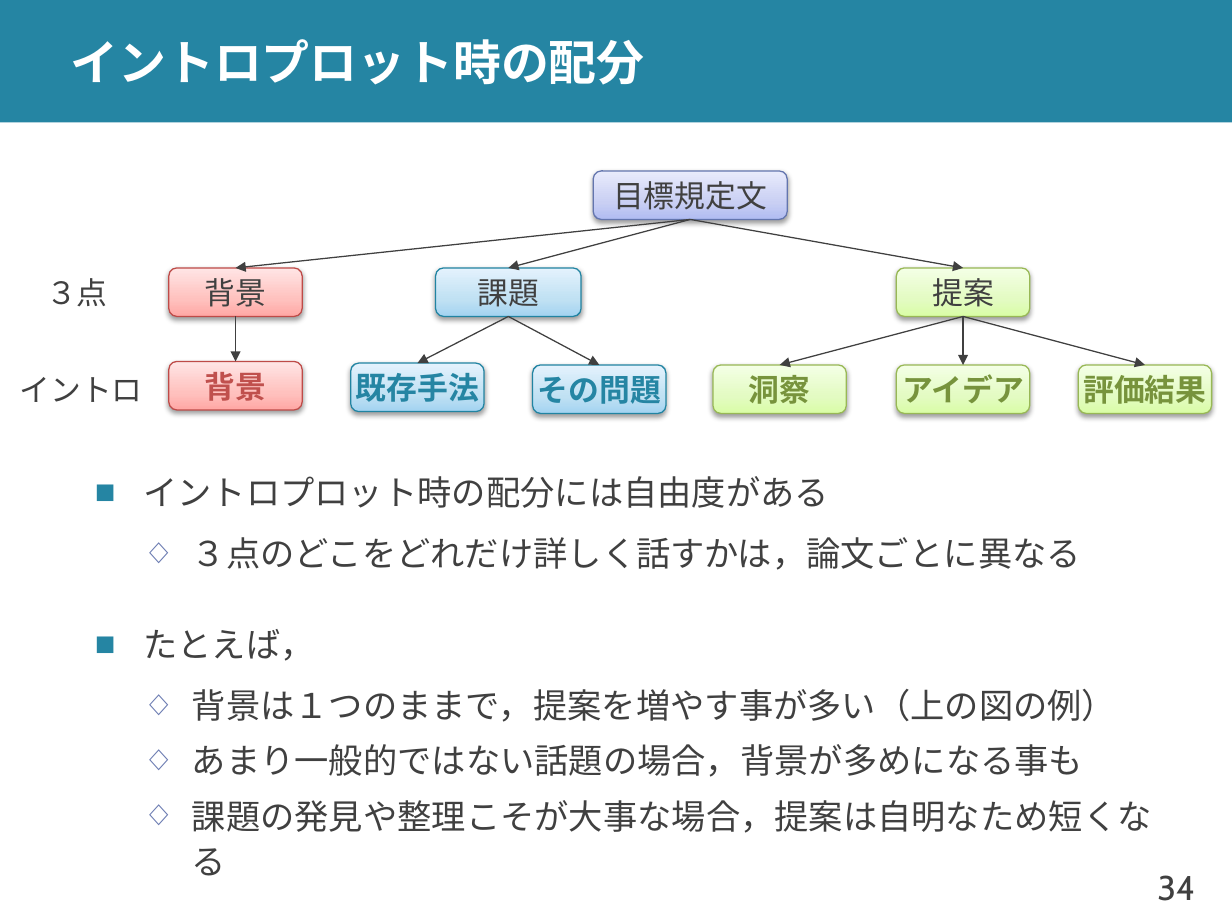
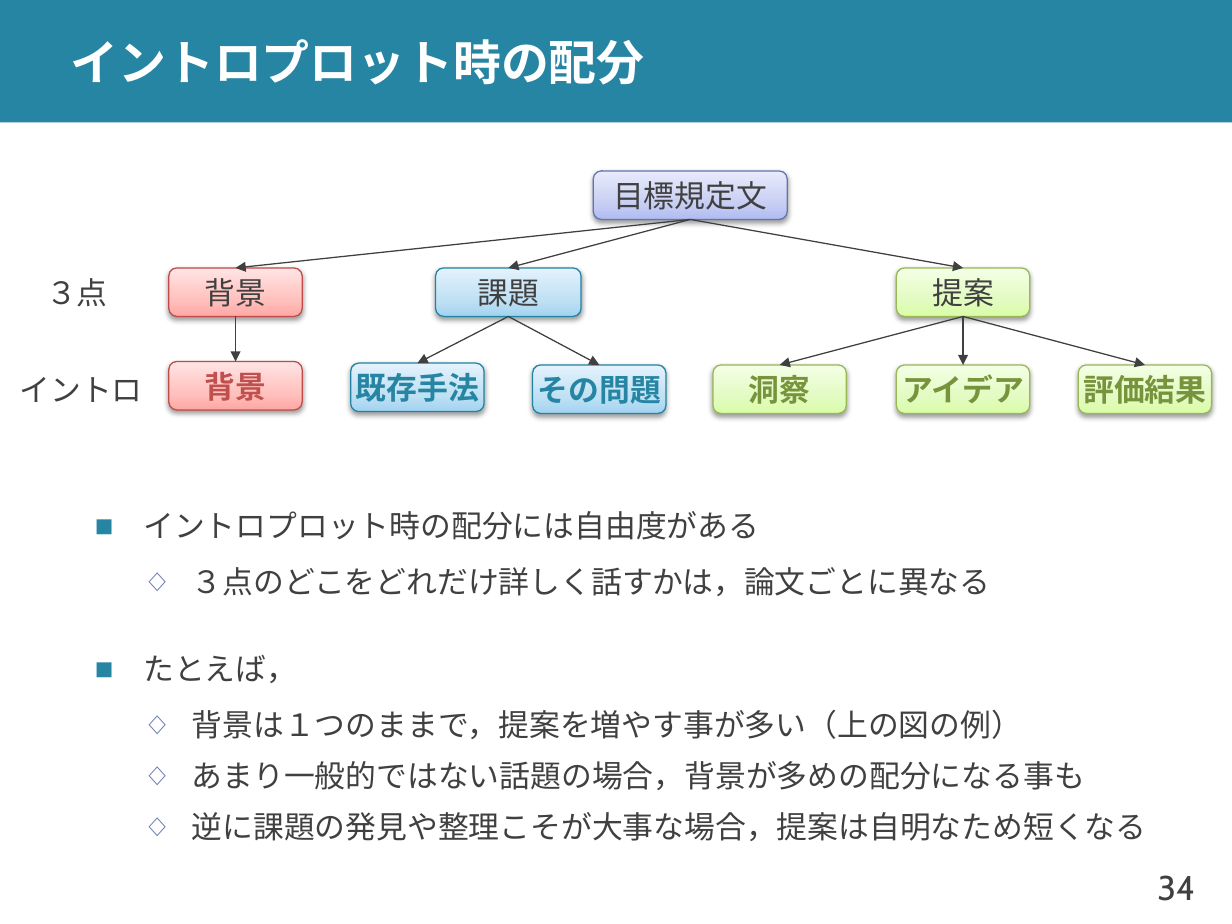
Before and after one commit to shioya-lab/how-to, a slide deck: slide 34 of plot.pptx. Drawn at 1232x924 pixels with LibreOffice and Linux fonts; fonts in the diff are those of the drawing. Boxes give left, top, right and bottom in pixels: in the first picture for what was removed or moved away, otherwise in the second. Text is boxed around its words. In the diff, an @@ line names an element or a change of style, - is before the commit and + after.

```diff
--- a/plot.pptx
+++ b/plot.pptx
@@ text at (143,511,1022,739): size 20 to 18 pt in "イントロプロット時の配分には自由度がある", "３点のどこをどれだけ詳しく話すかは，論文ごとに異なる", "たとえば，", "背景は１つのままで，提案を増やす事が多い（上の図の例）" @@
@@ text at (192,761,1147,841): text changed; size 20 to 18 pt @@
-  ◇ あまり一般的ではない話題の場合，背景が多めになる事も
-  ◇ 課題の発見や整理こそが大事な場合，提案は自明なため短くなる
+  ◇ あまり一般的ではない話題の場合，背景が多めの配分になる事も
+  ◇ 逆に課題の発見や整理こそが大事な場合，提案は自明なため短くなる
```
Also in this commit, not shown: 10 other slides changed, 1 other file.
